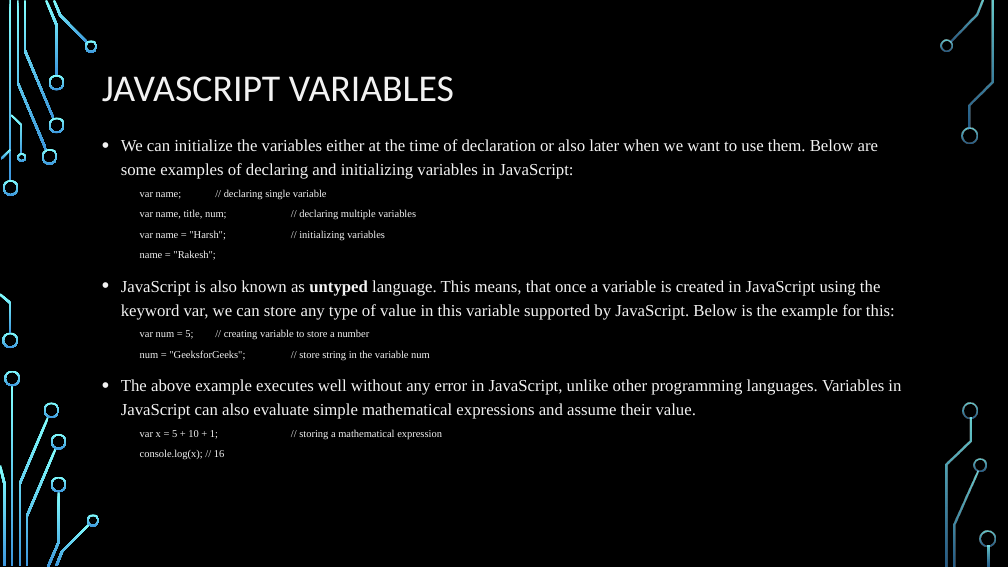
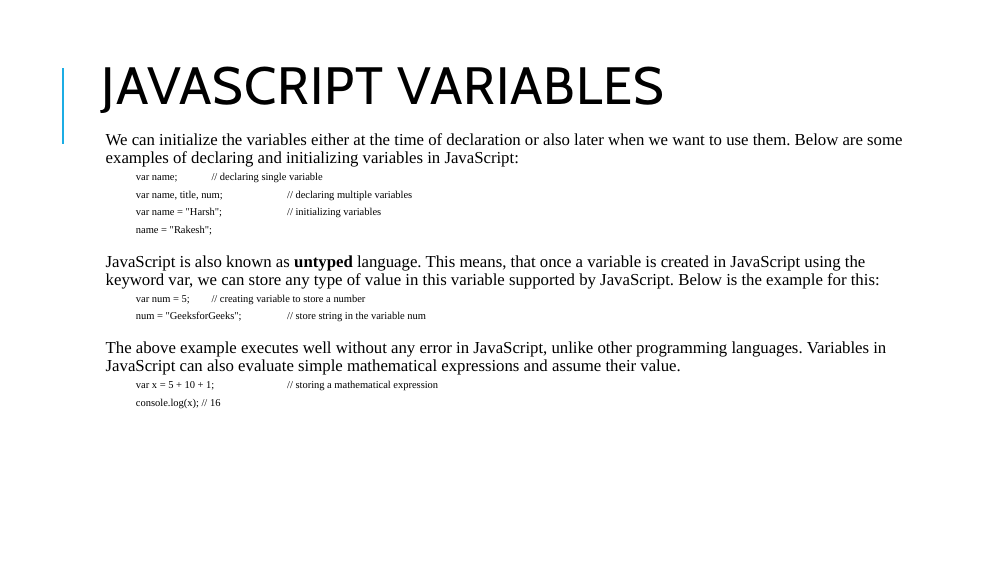
Before and after one commit to PramodJana/JavaScript, a slide deck: slide 4 of GFG JS Course Curriculam/Articles/001 Basics of JavaScript.pptx. Drawn at 1008x567 pixels with LibreOffice and Linux fonts; fonts in the diff are those of the drawing; background and template pictures are left out. Boxes give left, top, right and bottom in pixels: in the first picture for what was removed or moved away, otherwise in the second. Text is boxed around its words. In the diff, an @@ line names an element or a change of style, - is before the commit and + after.

```diff
--- a/GFG JS Course Curriculam/Articles/001 Basics of JavaScript.pptx
+++ b/GFG JS Course Curriculam/Articles/001 Basics of JavaScript.pptx
@@ background picture (left out) to #FFFFFF @@
@@ title "JAVASCRIPT VARIABLES" at (102,66,665,113): size 36 to 50 pt, font Calibri to Cabin, text colour #F2F2F2 to #000000, letter spacing 0 to 1 pt; line spacing 0.9 to 0.8 @@
@@ line added from (63, 144) to (63, 68), #1CADE4 1.5 pt @@
@@ text "We can initialize the variables ..." at (106,133,902,391): text colour #F2F2F2 to #000000; bullet • to  ; line spacing 1.2 to 0.9; more space between paragraphs @@
@@ group removed at (0,0,996,567): 33 freeform shapes, 3 rectangles @@
```
Also in this commit, not shown: 15 other slides changed.
